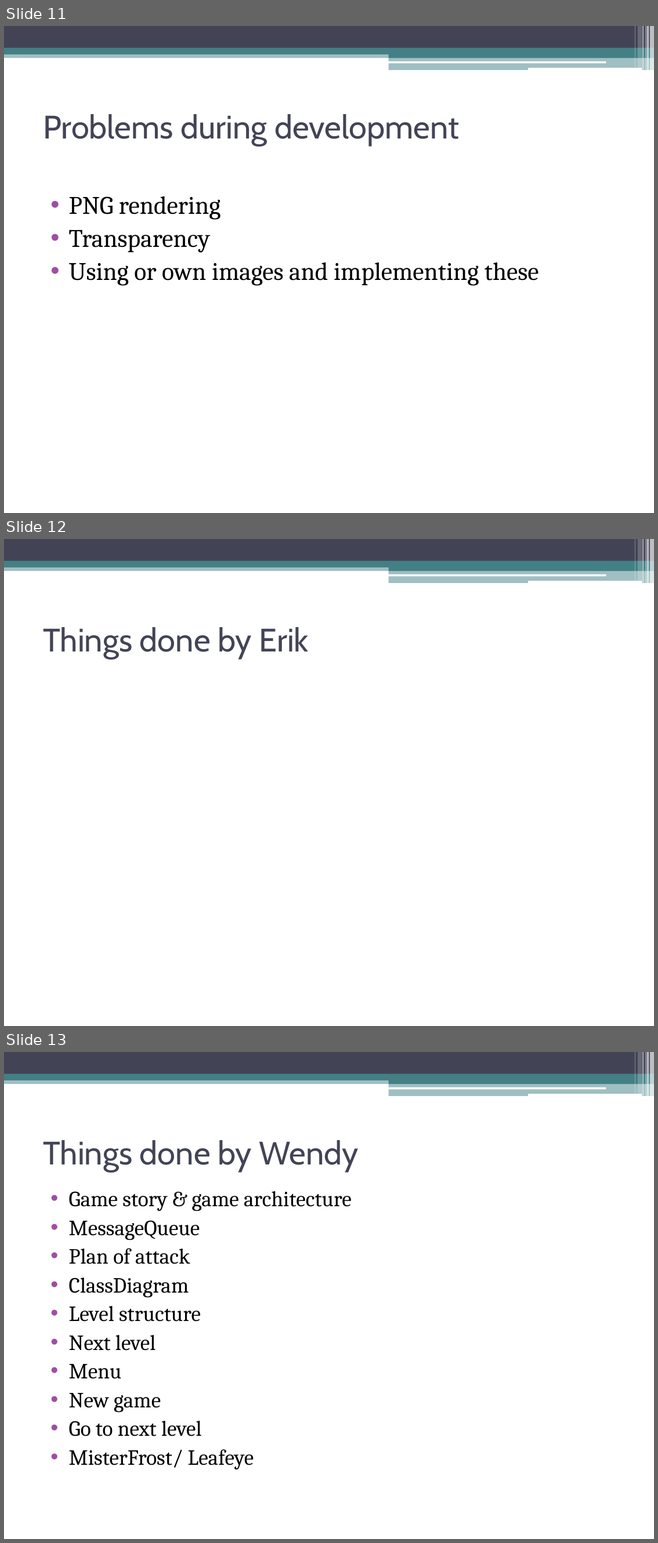
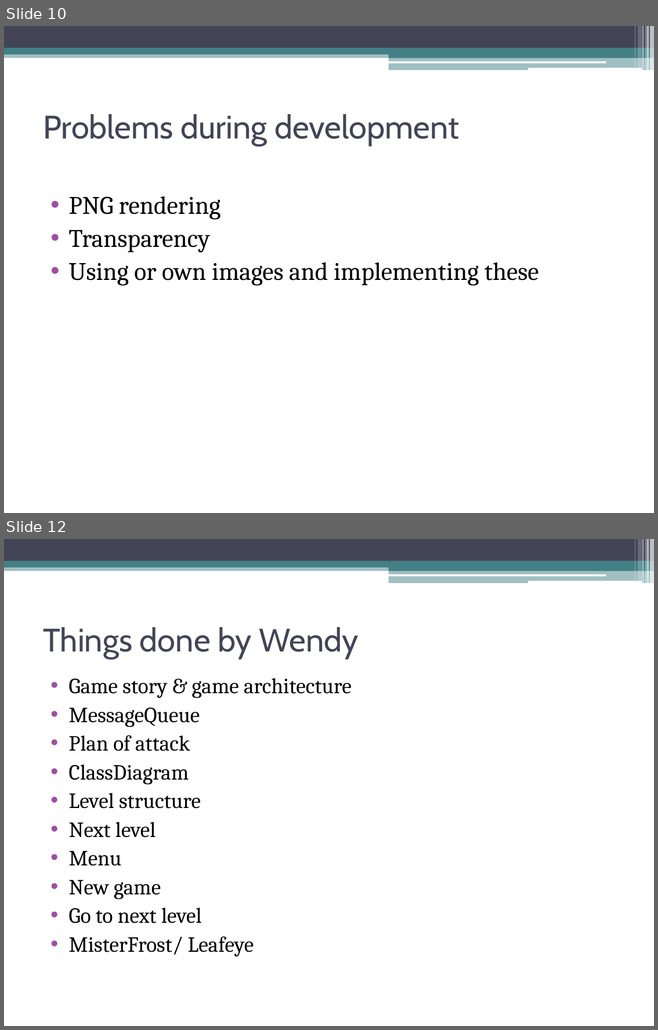
Before and after one commit to IAmWaseem/windespacman, a slide deck: Group 3 – Presentation.ppt. Shown one above the other, each under a label of ours: slides 11, 12 and 13 before the commit, slides 10 and 12 after it; the slides between them are not shown. The pictures are 658x1543 and 658x1030 pixels, drawn with LibreOffice and Linux fonts; fonts in the diff are those of the drawing. Boxes give left, top, right and bottom in pixels: in the first picture for what was removed or moved away, otherwise in the second. Text is boxed around its words. In the diff, an @@ line names an element or a change of style, - is before the commit and + after.

```diff
--- a/Group 3 – Presentation.ppt
+++ b/Group 3 – Presentation.ppt
@@ slide 12 removed at (4,539,654,1026), background #FFFFFF; not listed: 13 template elements that a slide beside it also shows @@
@@ title removed at (43,627,308,658) @@
-Things done by Erik
@@ what was slide 11 is now slide 10 @@
@@ what was slide 13 is now slide 12 @@
```
Also in this commit, not shown: 1 slide changed.
